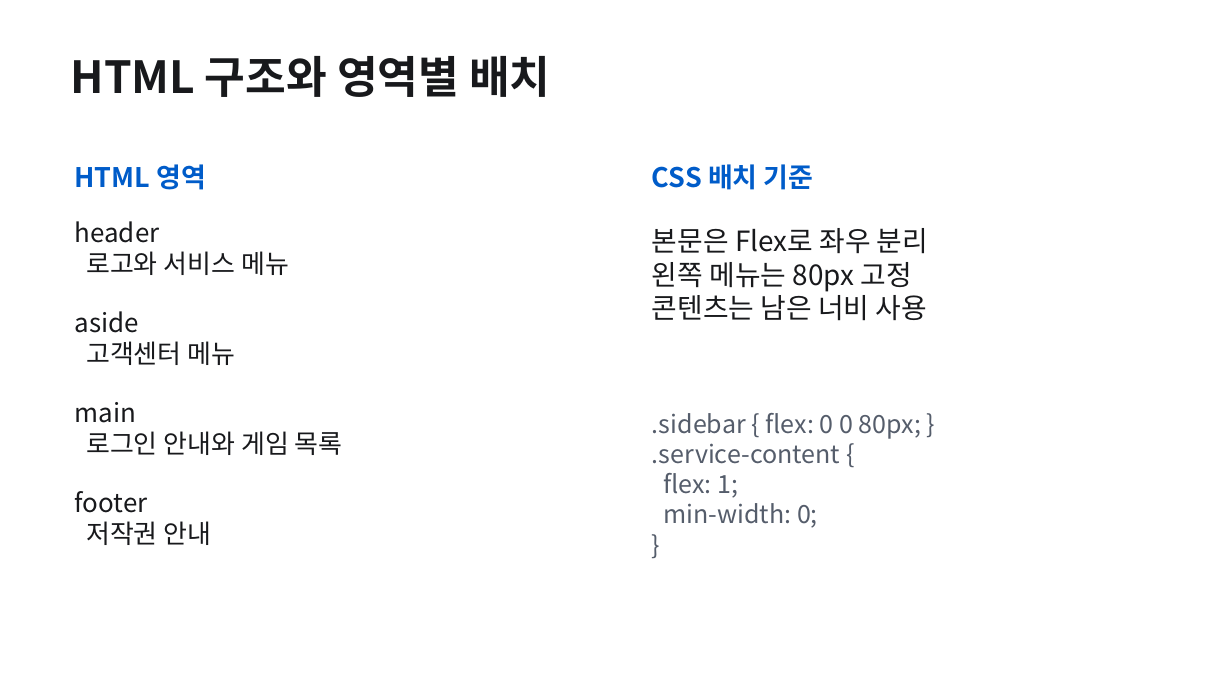
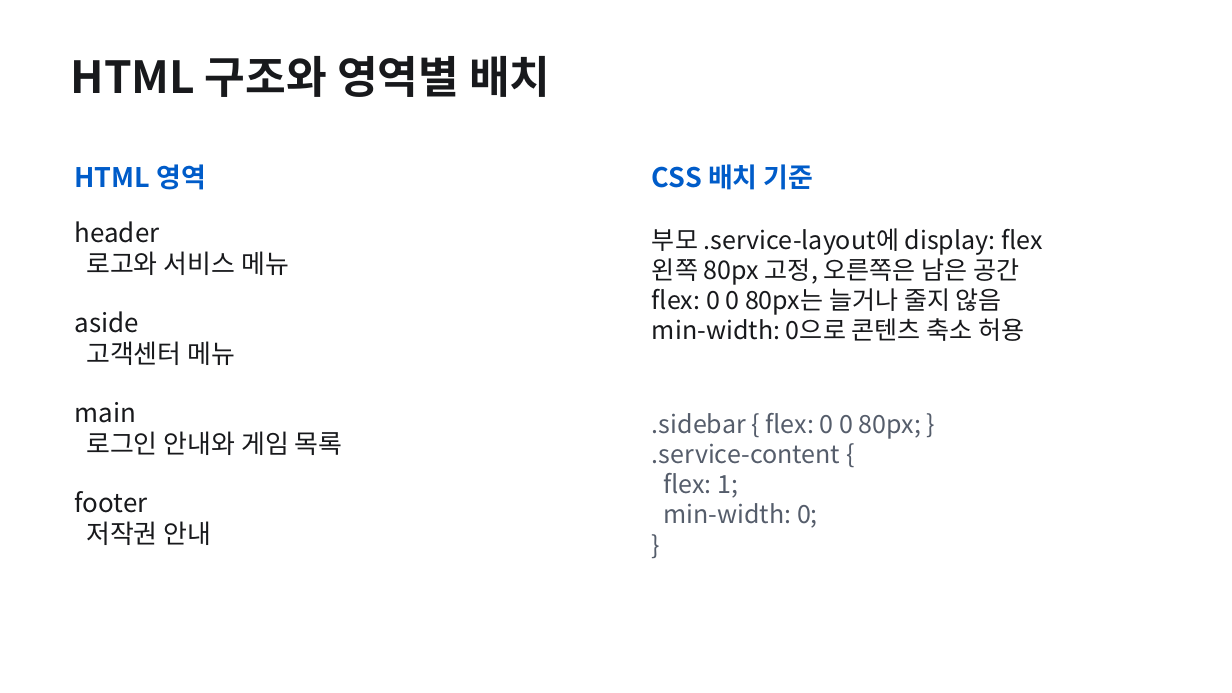
Before and after one commit to Cocode96/AX-web-clone, a slide deck: slide 3 of docs/presentation/customer-service.pptx. Drawn at 1232x693 pixels with LibreOffice and Linux fonts; fonts in the diff are those of the drawing. Boxes give left, top, right and bottom in pixels: in the first picture for what was removed or moved away, otherwise in the second. Text is boxed around its words. In the diff, an @@ line names an element or a change of style, - is before the commit and + after.

```diff
--- a/docs/presentation/customer-service.pptx
+++ b/docs/presentation/customer-service.pptx
@@ text at (x1=652, y1=228, x2=1042, y2=341): text changed; size 21.8 to 19.5 pt @@
-본문은 Flex로 좌우 분리
-왼쪽 메뉴는 80px 고정
-콘텐츠는 남은 너비 사용
+부모 .service-layout에 display: flex
+왼쪽 80px 고정, 오른쪽은 남은 공간
+flex: 0 0 80px는 늘거나 줄지 않음
+min-width: 0으로 콘텐츠 축소 허용
```
Also in this commit, not shown: 4 other slides changed, 2 slides added.
